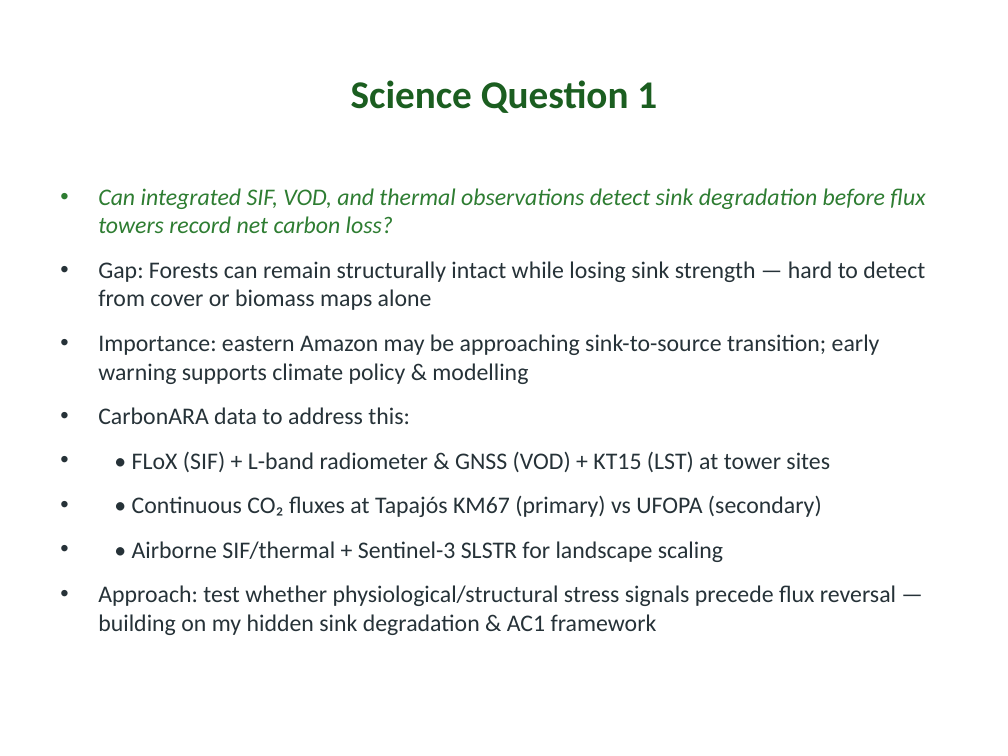
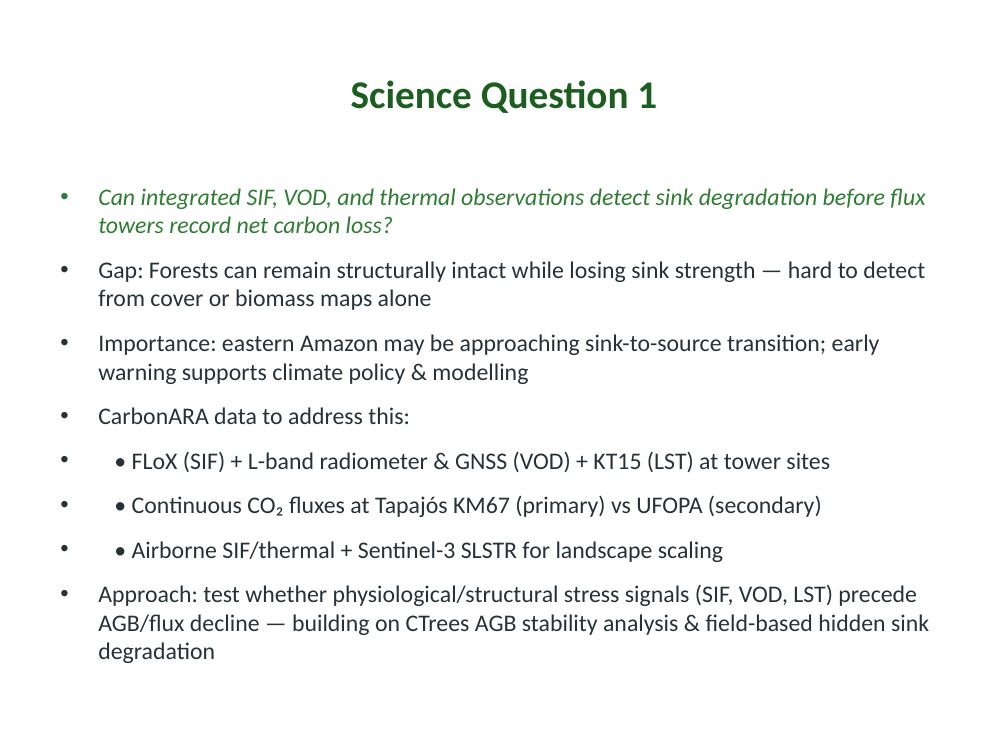
Before and after one commit to Mizanfwt04/Mangrove_forest_resilience_Sundarbans, a slide deck: slide 10 of CarbonARA_Interview_MdMizanRahman.pptx. Drawn at 1008x756 pixels with LibreOffice and Linux fonts; fonts in the diff are those of the drawing. Boxes give left, top, right and bottom in pixels: in the first picture for what was removed or moved away, otherwise in the second. Text is boxed around its words. In the diff, an @@ line names an element or a change of style, - is before the commit and + after.

```diff
--- a/CarbonARA_Interview_MdMizanRahman.pptx
+++ b/CarbonARA_Interview_MdMizanRahman.pptx
@@ text at [98,585,929,663]: text changed @@
-• Approach: test whether physiological/structural stress signals precede flux reversal — building on my hidden sink degradation & AC1 framework
+• Approach: test whether physiological/structural stress signals (SIF, VOD, LST) precede AGB/flux decline — building on CTrees AGB stability analysis & field-based hidden sink degradation
```
Also in this commit, not shown: 4 other slides changed, 1 other file.
